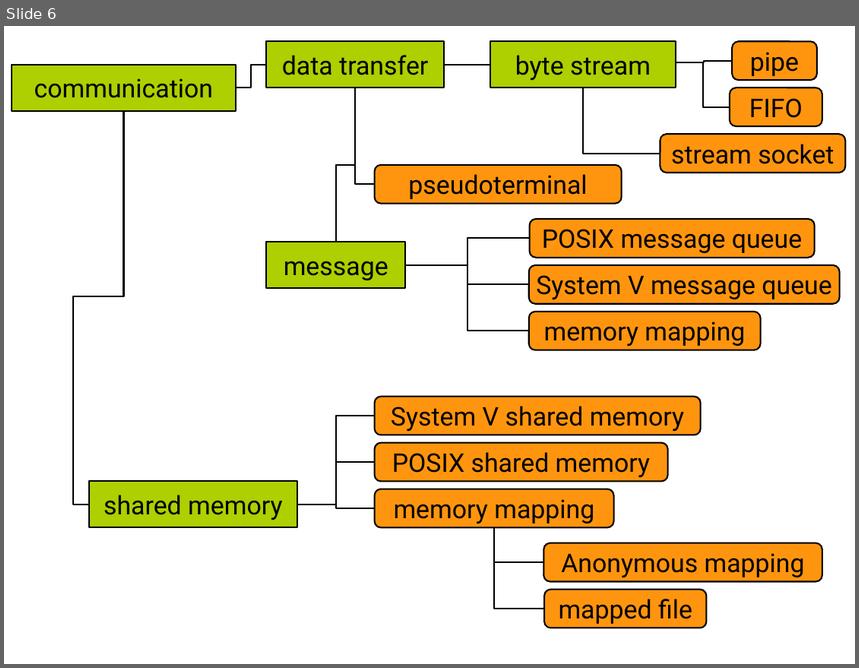
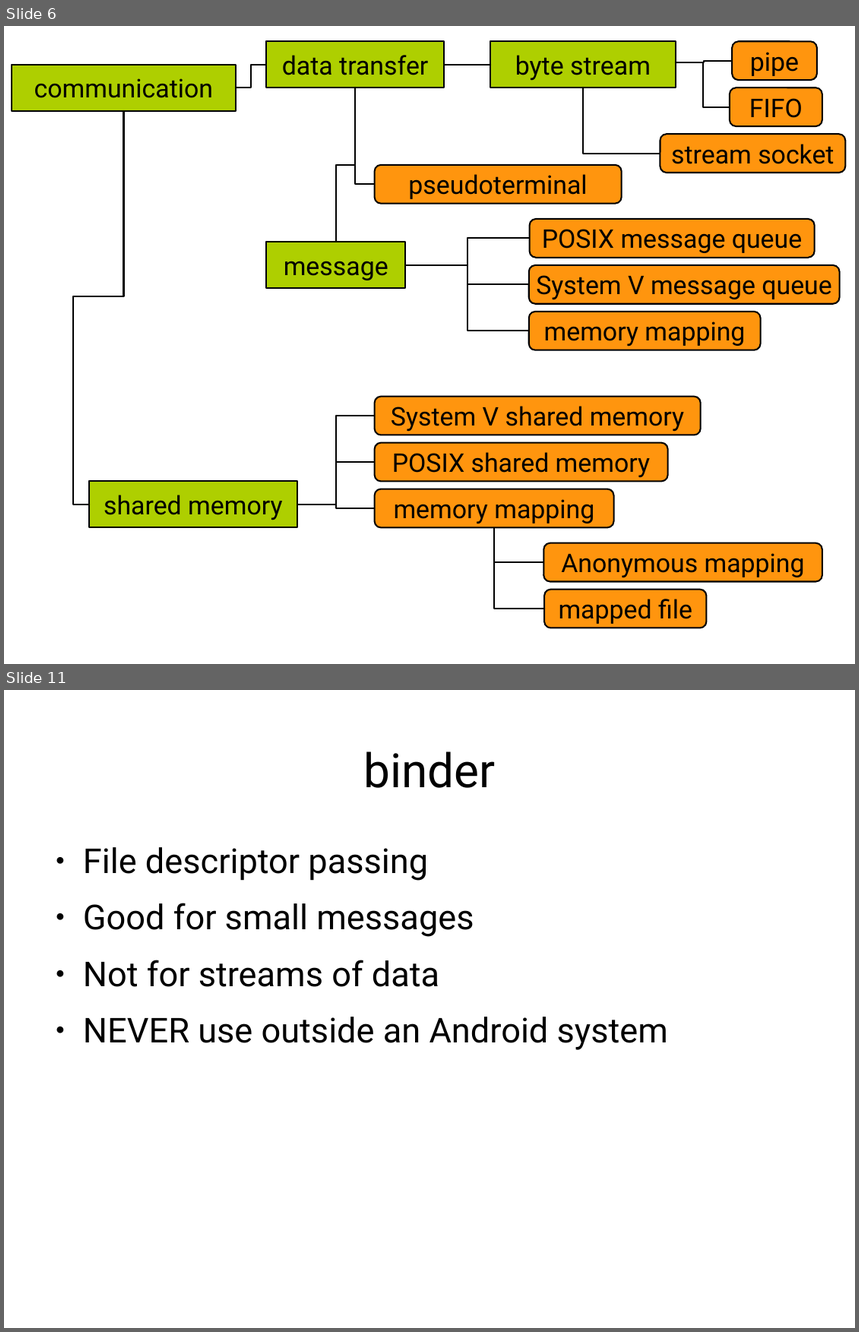
Before and after one commit to gregkh/presentation-kdbus, a slide deck: kdbus.odp. Shown one above the other, each under a label of ours: slide 6 before the commit, slides 6 and 11 after it; the slides between them are not shown. The pictures are 859x668 and 859x1332 pixels, drawn with LibreOffice and Linux fonts; fonts in the diff are those of the drawing. Boxes give left, top, right and bottom in pixels: in the first picture for what was removed or moved away, otherwise in the second. Text is boxed around its words. In the diff, an @@ line names an element or a change of style, - is before the commit and + after.

```diff
--- a/kdbus.odp
+++ b/kdbus.odp
@@ slide 11 added at <box>4,690,855,1328</box>, background #FFFFFF @@
@@ title added at <box>363,752,495,788</box>, 44 pt, text #000000 @@
+binder
@@ text added at <box>83,847,668,1050</box>, 32 pt, text #000000 @@
+● File descriptor passing
+● Good for small messages
+● Not for streams of data
+● NEVER use outside an Android system
```
Also in this commit, not shown: 17 other slides added, 1 slide removed, 1 other file.
